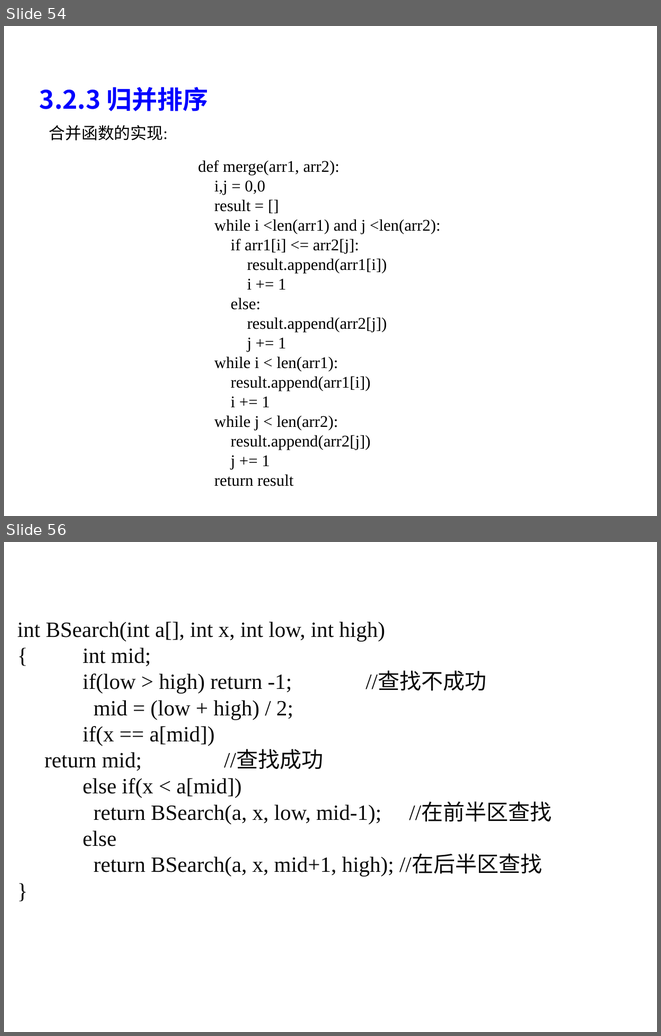
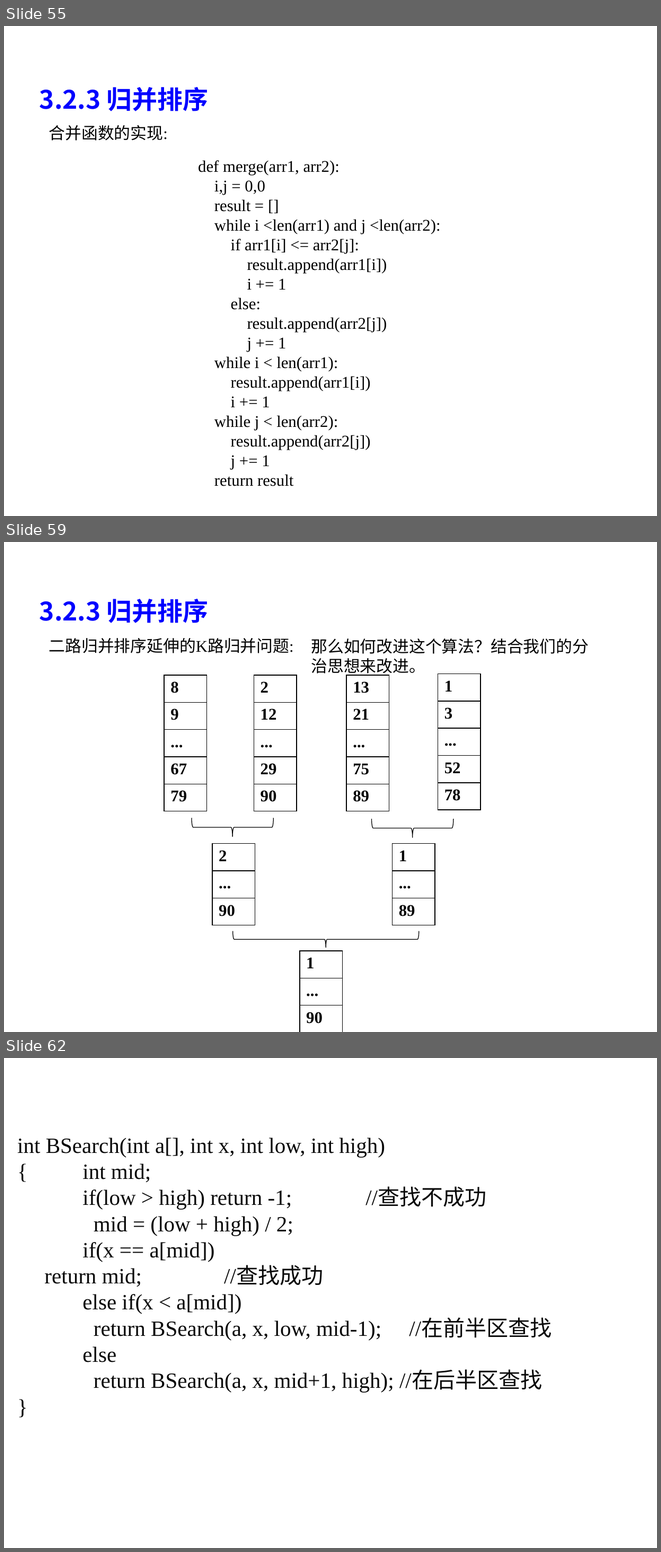
Before and after one commit to liutongling/DP, a slide deck: file/第3章 分治法计.pptx. Shown one above the other, each under a label of ours: slides 54 and 56 before the commit, slides 55, 59 and 62 after it; the slides between them are not shown. The pictures are 661x1036 and 661x1552 pixels, drawn with LibreOffice and Linux fonts; fonts in the diff are those of the drawing; background and template pictures are left out. Boxes give left, top, right and bottom in pixels: in the first picture for what was removed or moved away, otherwise in the second. Text is boxed around its words. In the diff, an @@ line names an element or a change of style, - is before the commit and + after.

```diff
--- a/file/第3章 分治法计.pptx
+++ b/file/第3章 分治法计.pptx
@@ slide 59 added at bbox=[4, 542, 657, 1032], background #FFFFFF @@
@@ text added at bbox=[40, 599, 208, 623], 28 pt, text #0000FF, bold @@
+3.2.3 归并排序
@@ text added at bbox=[49, 638, 294, 653], 18 pt, text #000000 @@
+二路归并排序延伸的K路归并问题:
@@ text added at bbox=[311, 638, 589, 677], 18 pt, text #000000 @@
+那么如何改进这个算法？结合我们的分治思想来改进。
@@ table added at bbox=[164, 675, 206, 838], 5 rows, 1 columns @@
+8
+9
+...
+67
+79
@@ table added at bbox=[254, 675, 297, 838], 5 rows, 1 columns @@
+2
+12
+...
+29
+90
@@ table added at bbox=[346, 675, 389, 838], 5 rows, 1 columns @@
+13
+21
+...
+75
+89
@@ table added at bbox=[438, 674, 480, 837], 5 rows, 1 columns @@
+1
+3
+...
+52
+78
@@ left brace added at bbox=[192, 818, 274, 837], outline #000000 0.75 pt @@
@@ left brace added at bbox=[372, 818, 453, 837], outline #000000 0.75 pt @@
@@ table added at bbox=[212, 844, 255, 979], 3 rows, 1 columns @@
+2
+...
+90
@@ table added at bbox=[392, 844, 435, 979], 3 rows, 1 columns @@
+1
+...
+89
@@ left brace added at bbox=[232, 931, 418, 947], outline #000000 0.75 pt @@
@@ table added at bbox=[300, 951, 342, 1032], 3 rows, 1 columns @@
+1
+...
+90
@@ what was slide 54 is now slide 55 @@
@@ what was slide 56 is now slide 62 @@
```
Also in this commit, not shown: 2 slides changed, 5 other slides added.
